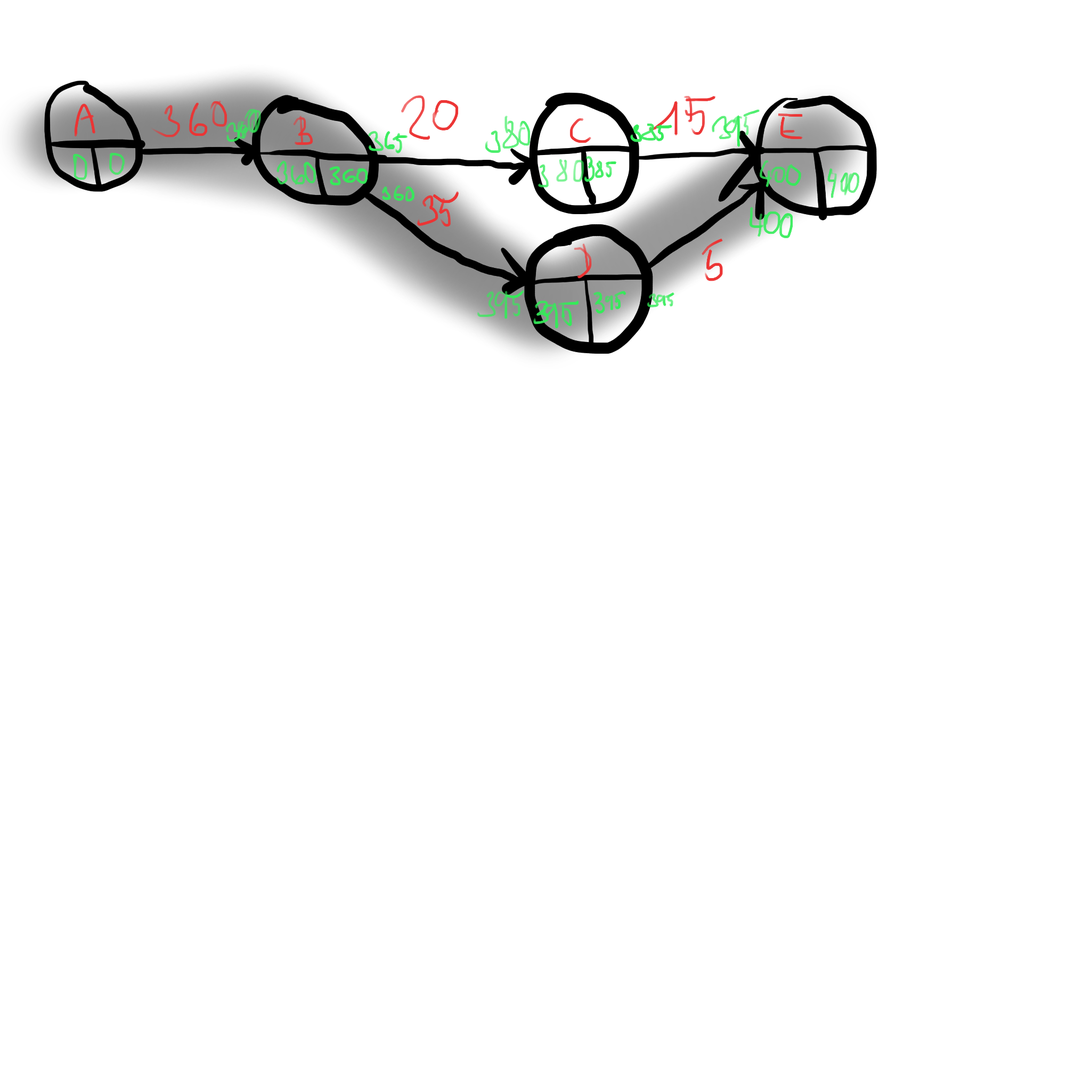
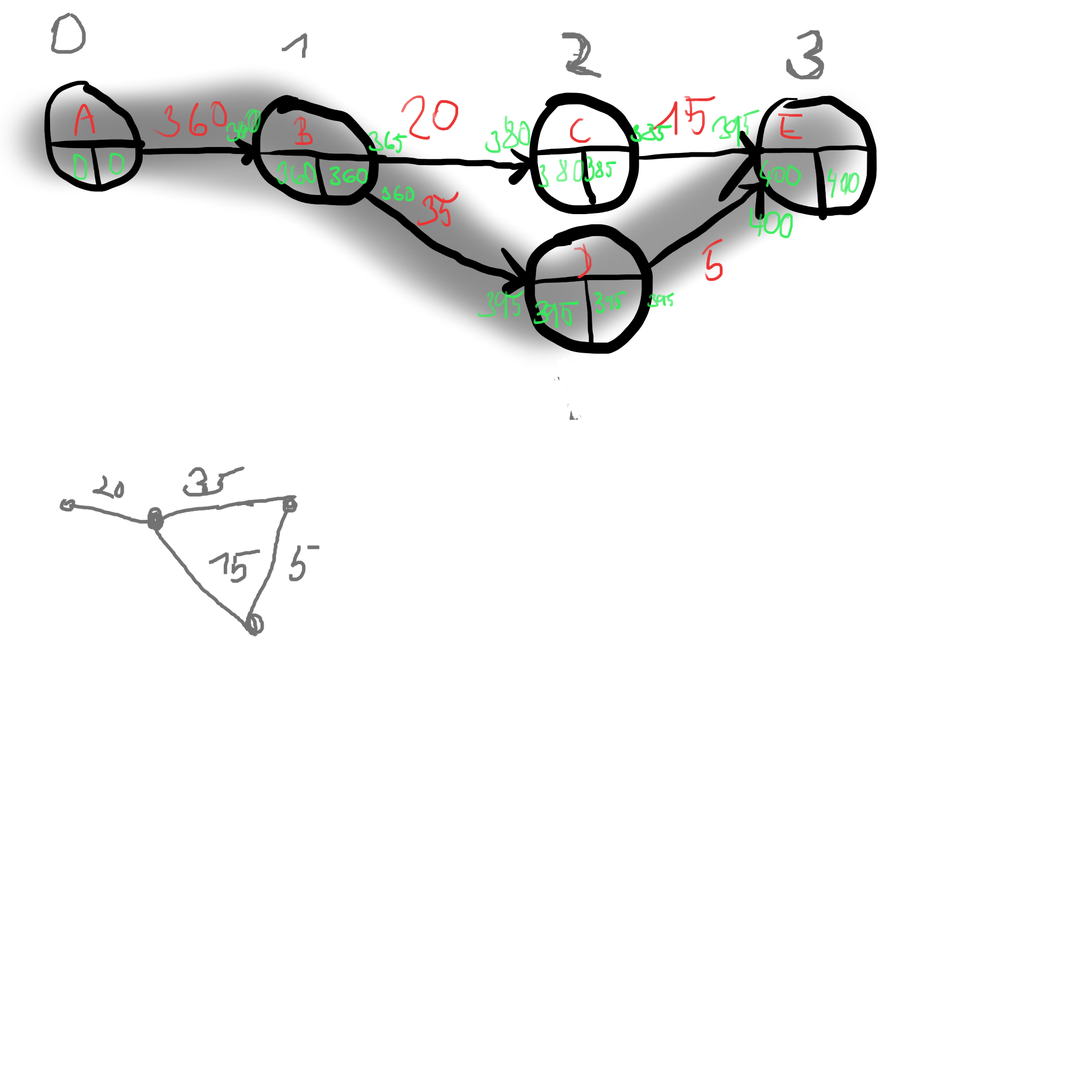
Layer changes from the first 1091 × 1091 image to the second:
painted on "Vrstva malby 2" over (566, 68, 825, 80)
painted on "Vrstva malby 1" over (558, 68, 825, 363)
painted on "Vrstva malby 3" over (50, 12, 825, 637)
